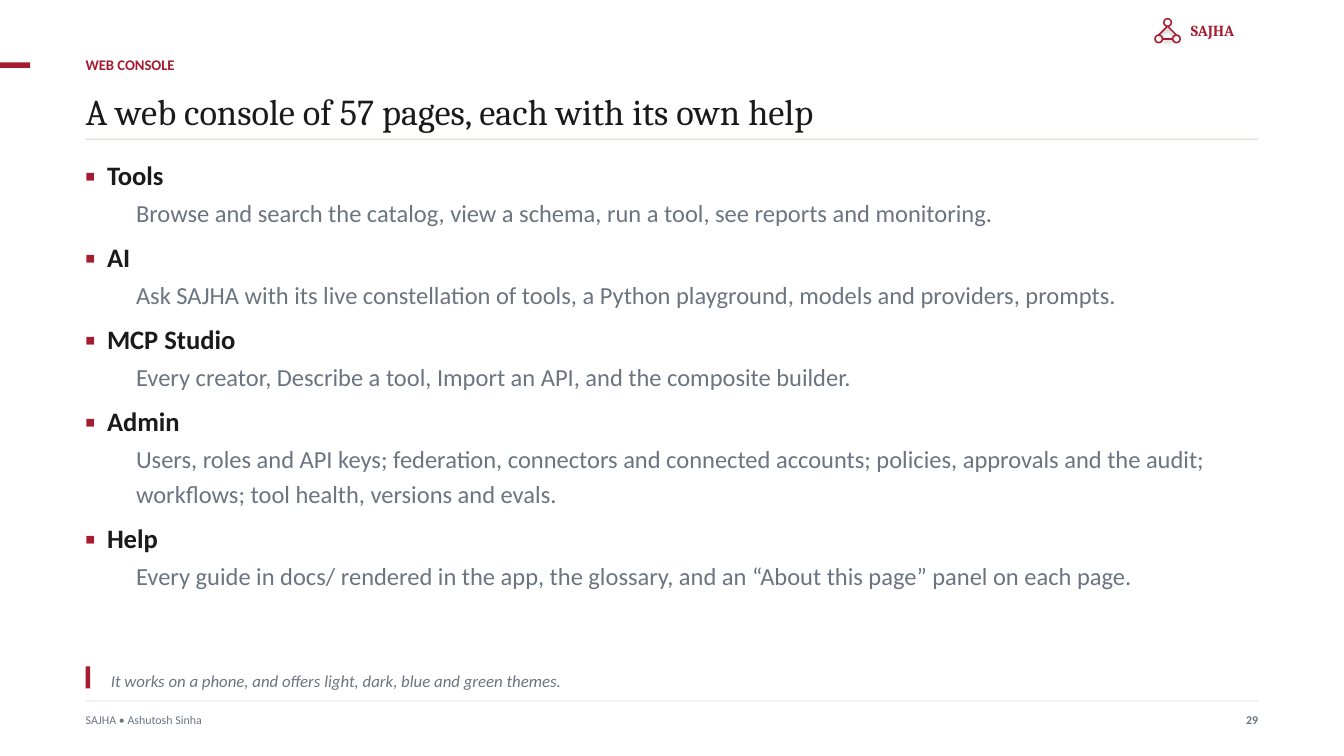
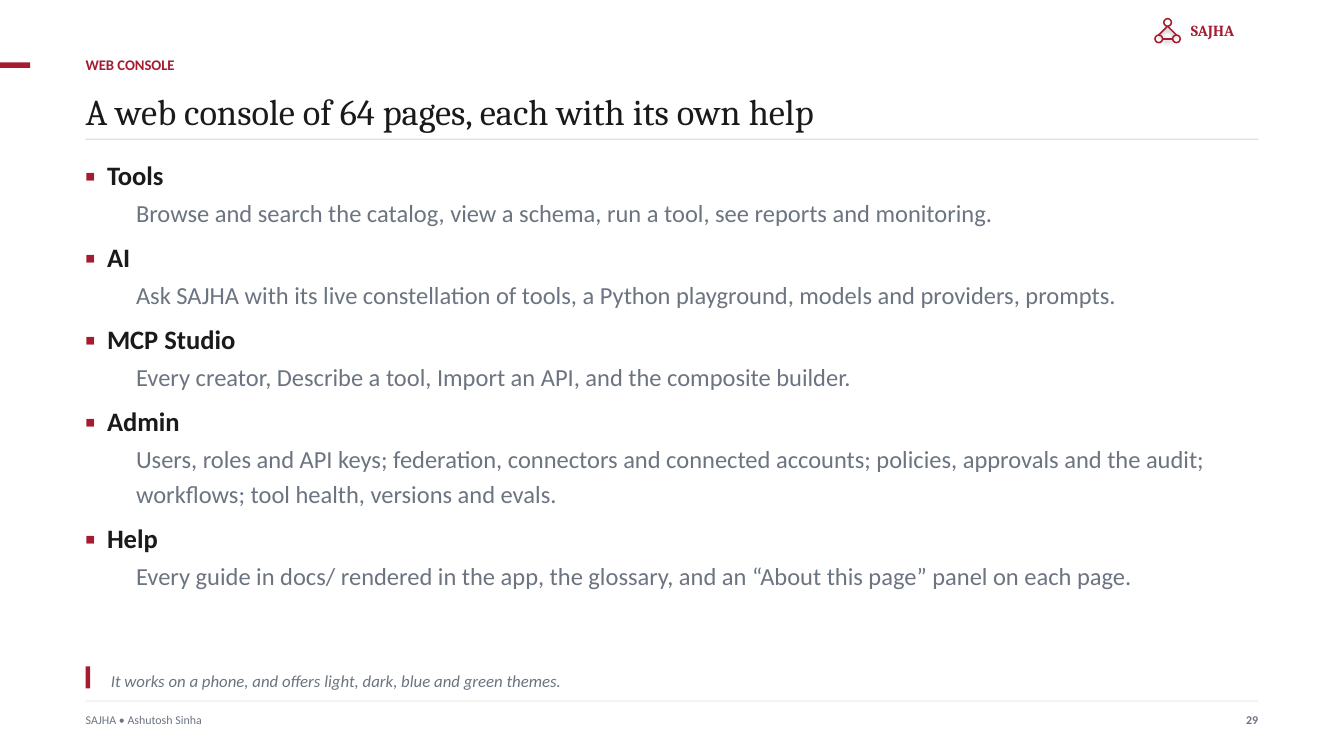
Before and after one commit to ajsinha/sajhamcpserver, a slide deck: slide 29 of docs/publications/SAJHA-MCP-Server.pptx. Drawn at 1344x756 pixels with LibreOffice and Linux fonts; fonts in the diff are those of the drawing. Boxes give left, top, right and bottom in pixels: in the first picture for what was removed or moved away, otherwise in the second. Text is boxed around its words. In the diff, an @@ line names an element or a change of style, - is before the commit and + after.

```diff
--- a/docs/publications/SAJHA-MCP-Server.pptx
+++ b/docs/publications/SAJHA-MCP-Server.pptx
@@ text at bbox=[86, 99, 814, 133]: text changed @@
-A web console of 57 pages, each with its own help
+A web console of 64 pages, each with its own help
```
Also in this commit, not shown: 9 other slides changed, 47 other files.
